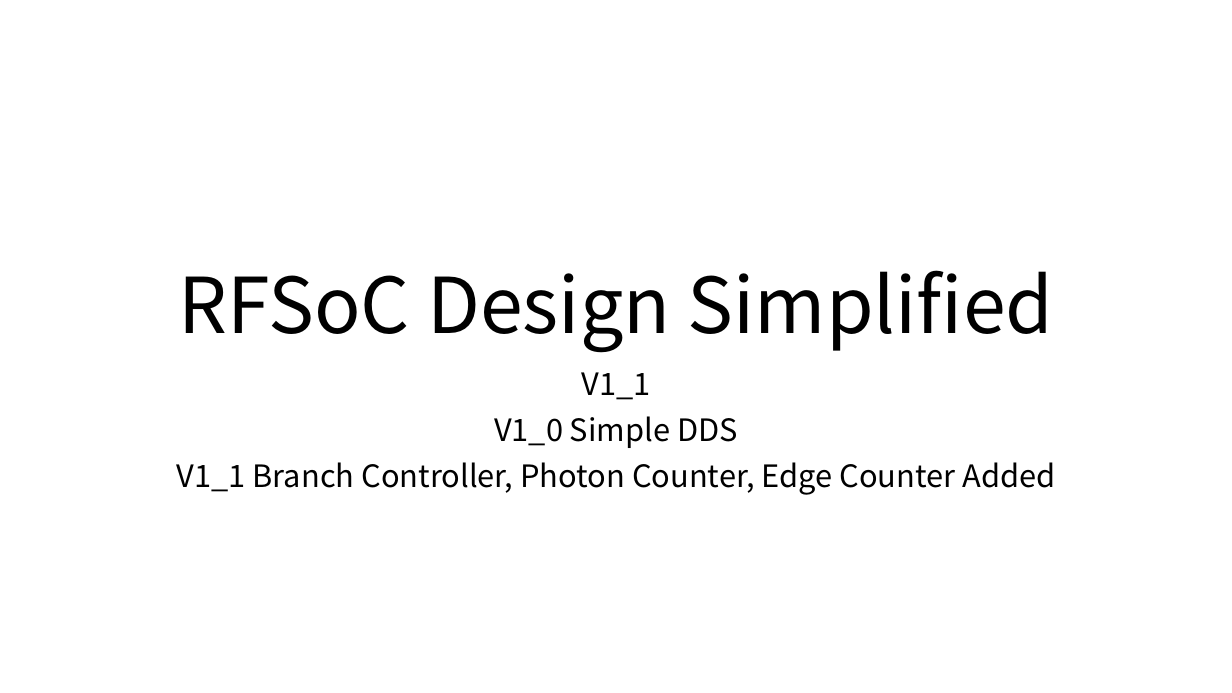
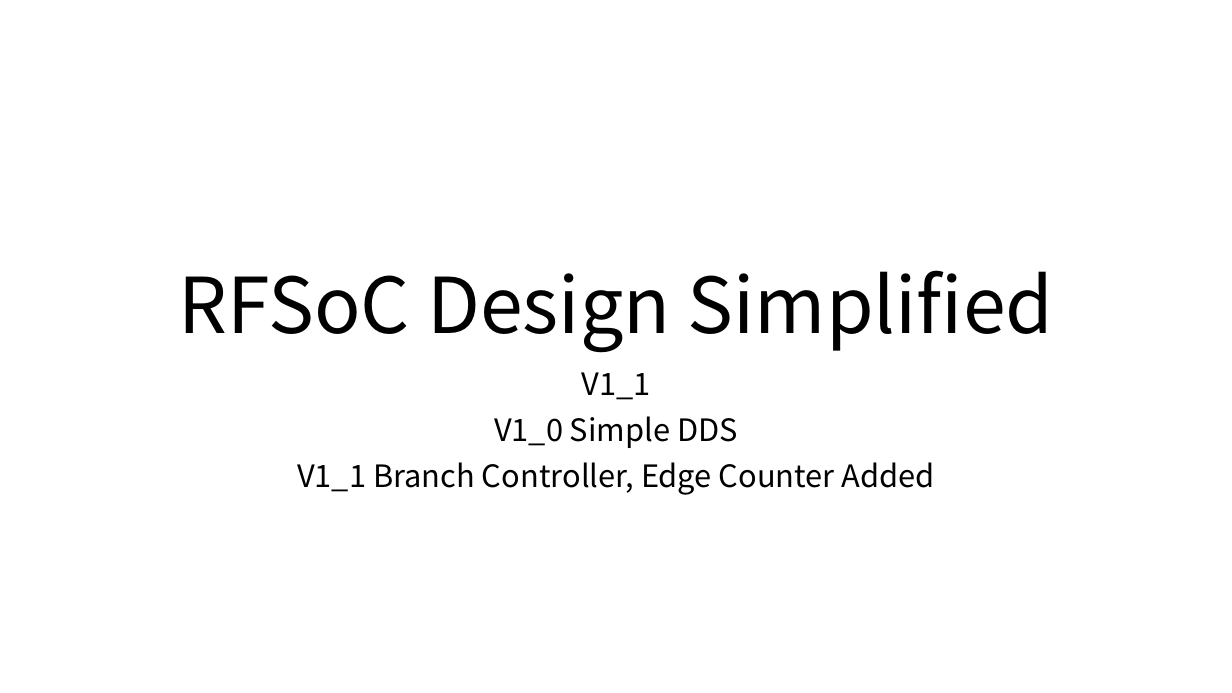
Before and after one commit to snu-quiqcl/RFSoC, a slide deck: slide 1 of Documents/PPT/RFSoC_Design_V1_1.pptx. Drawn at 1232x693 pixels with LibreOffice and Linux fonts; fonts in the diff are those of the drawing. Boxes give left, top, right and bottom in pixels: in the first picture for what was removed or moved away, otherwise in the second. Text is boxed around its words. In the diff, an @@ line names an element or a change of style, - is before the commit and + after.

Commit message:
Branch Controller Single CPU design

```diff
--- a/Documents/PPT/RFSoC_Design_V1_1.pptx
+++ b/Documents/PPT/RFSoC_Design_V1_1.pptx
@@ subtitle at (x1=297, y1=462, x2=935, y2=495): text changed @@
-V1_1 Branch Controller, Photon Counter, Edge Counter Added
+V1_1 Branch Controller, Edge Counter Added
```
Also in this commit, not shown: 1 other slide changed, 1 slide added, 1 slide removed, 11 other files.
